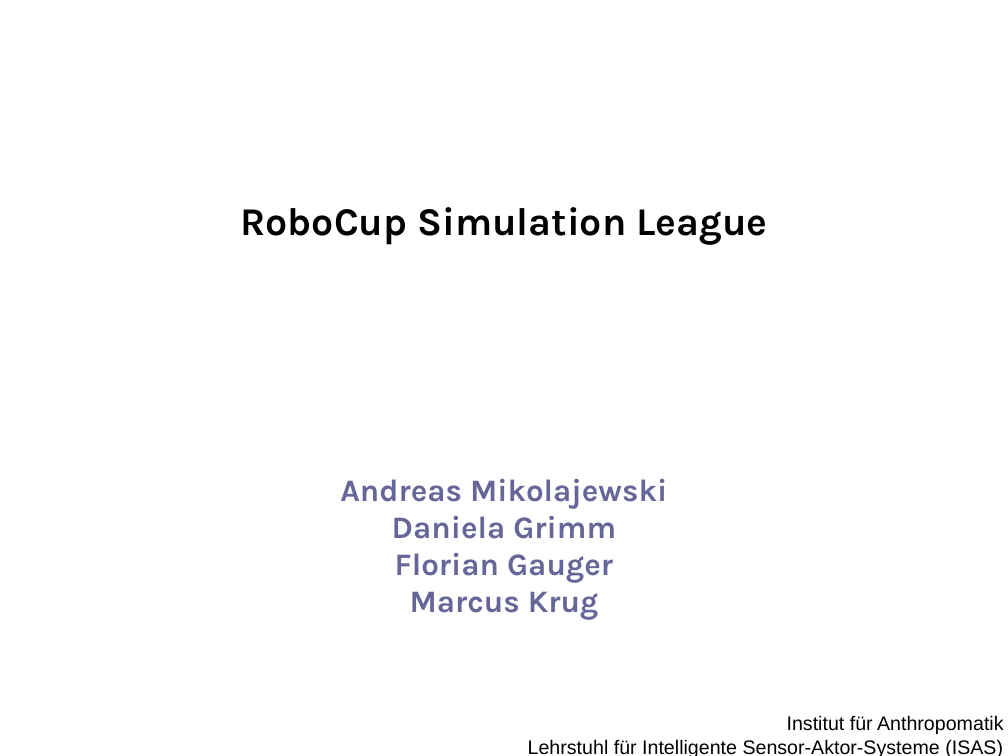
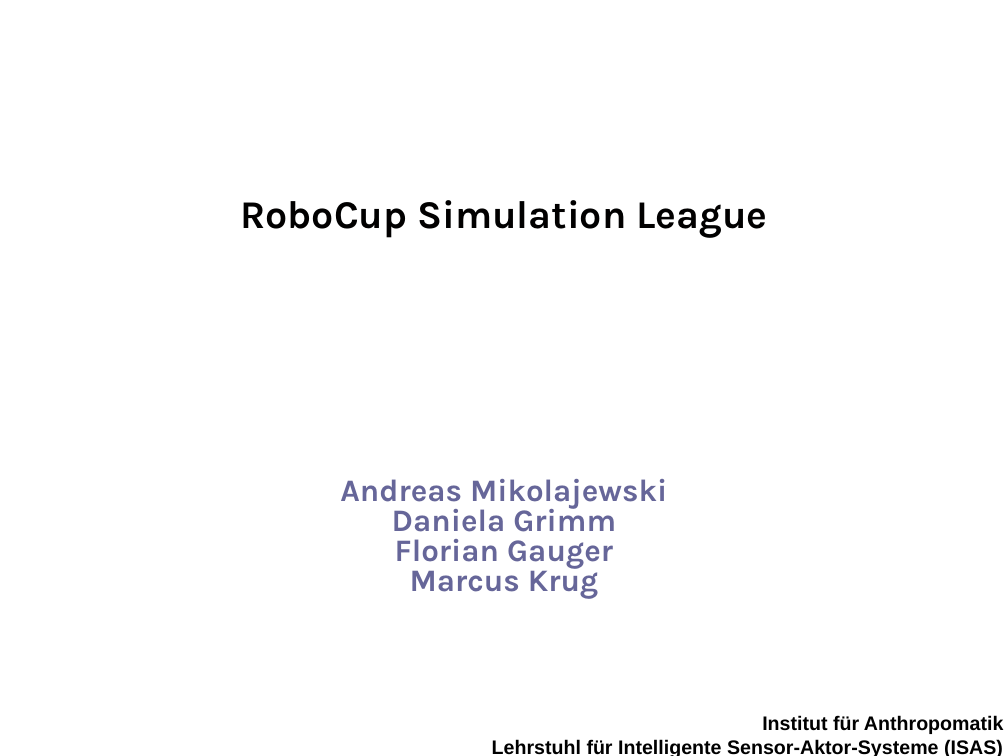
Before and after one commit to gerhardkurz/roboZen, a slide deck: slide 1 of presentation/1/praesentation1 (1).pptx. Drawn at 1008x756 pixels with LibreOffice and Linux fonts; fonts in the diff are those of the drawing; background and template pictures are left out. Boxes give left, top, right and bottom in pixels: in the first picture for what was removed or moved away, otherwise in the second. Text is boxed around its words. In the diff, an @@ line names an element or a change of style, - is before the commit and + after.

```diff
--- a/presentation/1/praesentation1 (1).pptx
+++ b/presentation/1/praesentation1 (1).pptx
@@ text "RoboCup Simulation League" at [241, 200, 767, 238]: line spacing 1.3 to 1 @@
@@ text "Andreas Mikolajewski" at [340, 479, 667, 599]: less space between paragraphs @@
@@ text "Institut für Anthropomatik" at [492, 715, 1004, 756]: bold on @@
```
Also in this commit, not shown: 3 other slides changed, 3 slides added, 1 other file.
